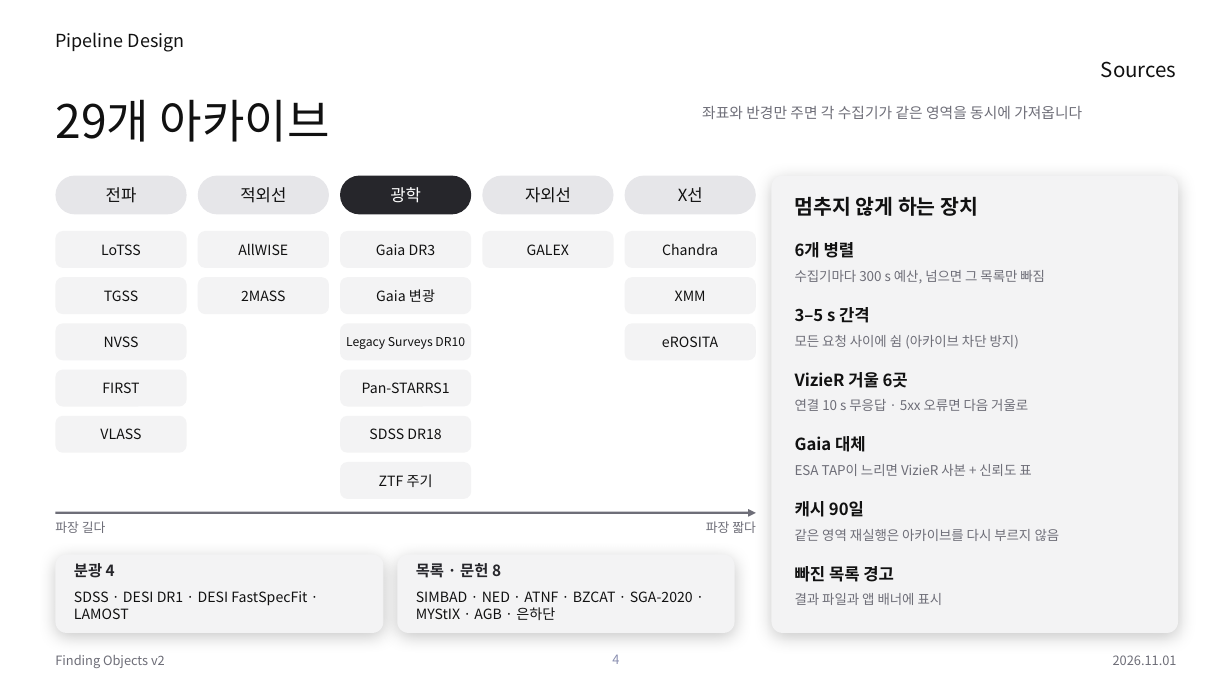
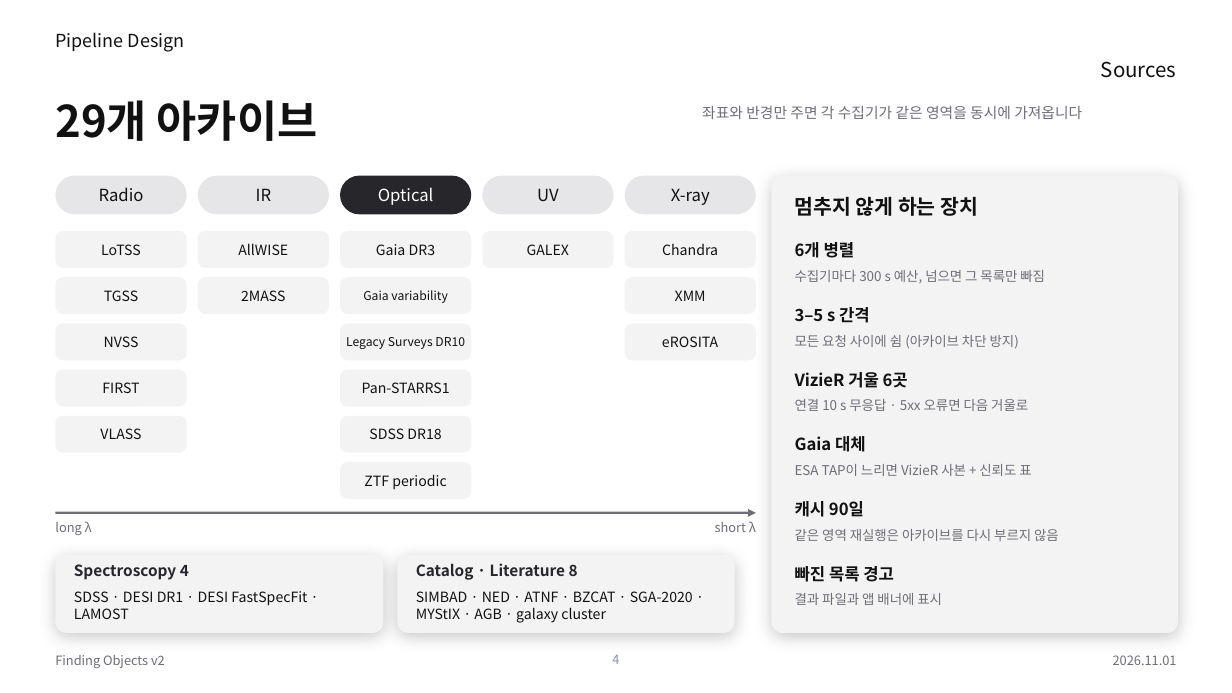
Before and after one commit to Pinchpeach/Finding_objects, a slide deck: slide 4 of v2/document/PIPELINE_STACK_v2.44.0.pptx. Drawn at 1232x693 pixels with LibreOffice and Linux fonts; fonts in the diff are those of the drawing. Boxes give left, top, right and bottom in pixels: in the first picture for what was removed or moved away, otherwise in the second. Text is boxed around its words. In the diff, an @@ line names an element or a change of style, - is before the commit and + after.

```diff
--- a/v2/document/PIPELINE_STACK_v2.44.0.pptx
+++ b/v2/document/PIPELINE_STACK_v2.44.0.pptx
@@ title "29개 아카이브" at [55,100,317,141]: size 36 to 34 pt, bold on @@
@@ text at [99,187,144,201]: text changed @@
-전파
+Radio
@@ text at [256,188,271,201]: text changed @@
-적외선
+IR
@@ text at [378,187,434,205]: text changed @@
-광학
+Optical
@@ text at [537,188,559,201]: text changed @@
-자외선
+UV
@@ text at [671,188,710,205]: text changed @@
-X선
+X-ray
@@ text at [363,290,447,303]: text changed; size 11 to 9.5 pt @@
-Gaia 변광
+Gaia variability
@@ text at [364,474,446,490]: text changed @@
-ZTF 주기
+ZTF periodic
@@ text at [55,521,92,535]: text changed @@
-파장 길다
+long λ
@@ text at [715,521,756,532]: text changed @@
-파장 짧다
+short λ
@@ text at [74,564,189,580]: text changed @@
-분광 4
+Spectroscopy 4
@@ text at [416,563,578,580]: text changed @@
-목록 · 문헌 8
+Catalog · Literature 8
@@ text at [416,591,693,623]: text changed @@
-SIMBAD · NED · ATNF · BZCAT · SGA-2020 · MYStIX · AGB · 은하단
+SIMBAD · NED · ATNF · BZCAT · SGA-2020 · MYStIX · AGB · galaxy cluster
```
Also in this commit, not shown: 11 other slides changed, 1 other file.
